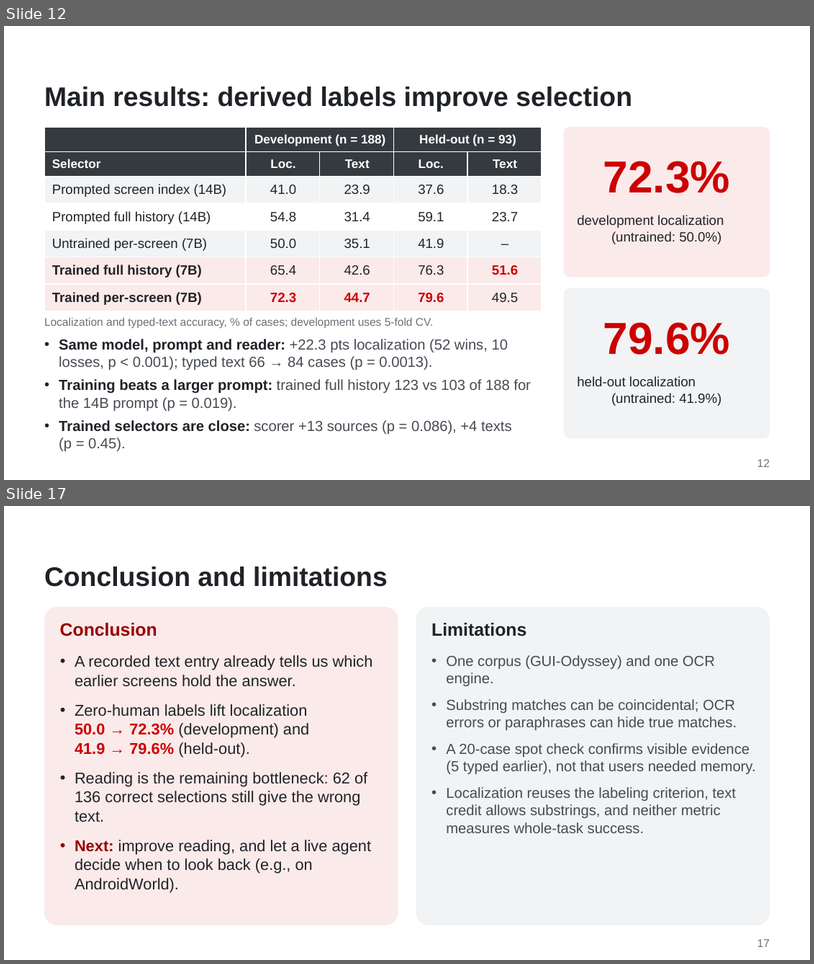
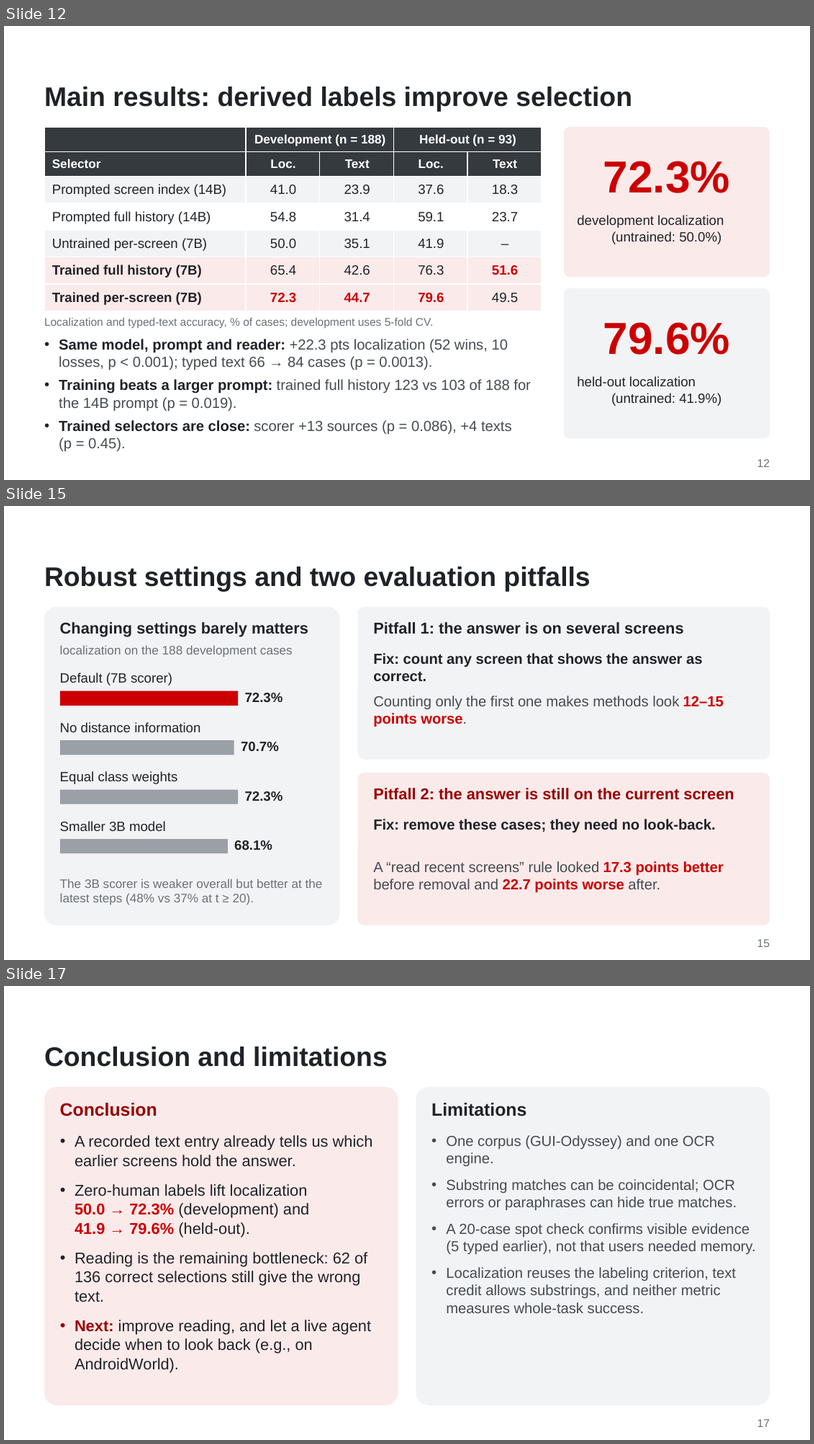
Before and after one commit to WMSlalalala/verifier-supervised-lookback, a slide deck: doc/Slides.pptx. Shown one above the other, each under a label of ours: slides 12 and 17 before the commit, slides 12, 15 and 17 after it; the slides between them are not shown. The pictures are 814x964 and 814x1444 pixels, drawn with LibreOffice and Linux fonts; fonts in the diff are those of the drawing; background and template pictures are left out. Boxes give left, top, right and bottom in pixels: in the first picture for what was removed or moved away, otherwise in the second. Text is boxed around its words. In the diff, an @@ line names an element or a change of style, - is before the commit and + after.

```diff
--- a/doc/Slides.pptx
+++ b/doc/Slides.pptx
@@ slide 15 added at <box>4,506,810,960</box>, background #FFFFFF @@
@@ title added at <box>44,566,590,592</box>, 24 pt, text #1F2328, bold @@
+Robust settings and two evaluation pitfalls
@@ rounded rectangle added at <box>44,607,340,924</box>, fill #F2F3F4 @@
@@ rounded rectangle added at <box>358,607,770,759</box>, fill #F2F3F4 @@
@@ text added at <box>60,622,309,637</box>, 14 pt, text #1F2328, bold @@
+Changing settings barely matters
@@ text added at <box>373,622,684,634</box>, 14 pt, text #1F2328, bold @@
+Pitfall 1: the answer is on several screens
@@ text added at <box>60,645,293,657</box>, 11 pt, text #6B7178 @@
+localization on the 188 development cases
@@ text added at <box>373,653,702,681</box>, 13 pt, text #1F2328, bold @@
+Fix: count any screen that shows the answer as correct.
@@ text added at <box>60,672,172,685</box>, 12 pt, text #1F2328 @@
+Default (7B scorer)
@@ rectangle added at <box>59,690,238,705</box>, fill #CC0000 @@
@@ text added at <box>245,692,283,703</box>, 12 pt, text #1F2328, bold @@
+72.3%
@@ text added at <box>373,695,724,727</box>, 13 pt, text #454B52 @@
+Counting only the first one makes methods look 12–15 points worse.
@@ rectangle added at <box>59,740,234,754</box>, fill #9AA0A6 @@
@@ text added at <box>60,722,201,732</box>, 12 pt, text #1F2328 @@
+No distance information
@@ text added at <box>241,741,279,751</box>, 12 pt, text #1F2328, bold @@
+70.7%
@@ text added at <box>60,771,178,784</box>, 12 pt, text #1F2328 @@
+Equal class weights
@@ rounded rectangle added at <box>358,773,770,925</box>, fill #FBEAEA @@
@@ rectangle added at <box>59,789,238,803</box>, fill #9AA0A6 @@
@@ text added at <box>245,791,283,801</box>, 12 pt, text #1F2328, bold @@
+72.3%
@@ text added at <box>373,788,734,800</box>, 14 pt, text #990000, bold @@
+Pitfall 2: the answer is still on the current screen
@@ text added at <box>60,821,166,831</box>, 12 pt, text #1F2328 @@
+Smaller 3B model
@@ text added at <box>373,818,716,832</box>, 13 pt, text #1F2328, bold @@
+Fix: remove these cases; they need no look-back.
@@ rectangle added at <box>59,838,227,853</box>, fill #9AA0A6 @@
@@ text added at <box>234,840,273,849</box>, 12 pt, text #1F2328, bold @@
+68.1%
@@ text added at <box>373,861,724,893</box>, 13 pt, text #454B52 @@
+A “read recent screens” rule looked 17.3 points better before removal and 22.7 points worse after.
@@ text added at <box>60,878,323,905</box>, 11 pt, text #6B7178 @@
+The 3B scorer is weaker overall but better at the latest steps (48% vs 37% at t ≥ 20).
@@ text added at <box>758,939,770,947</box>, 10 pt, text #6B7178 @@
+15
```
Also in this commit, not shown: 1 slide changed, 2 other slides added, 3 slides removed, 2 other files.
